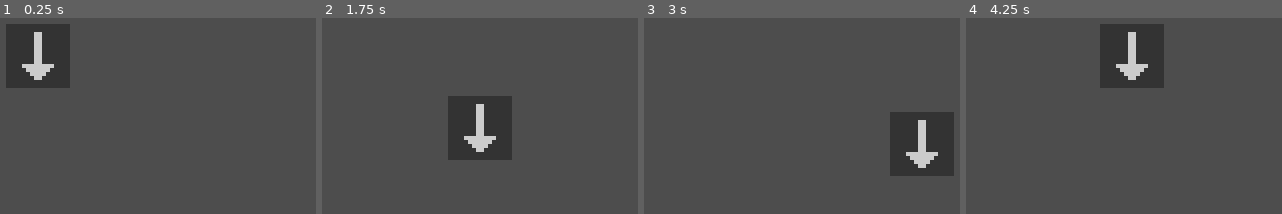
Above: before the commit, frames 1-4 (left to right).
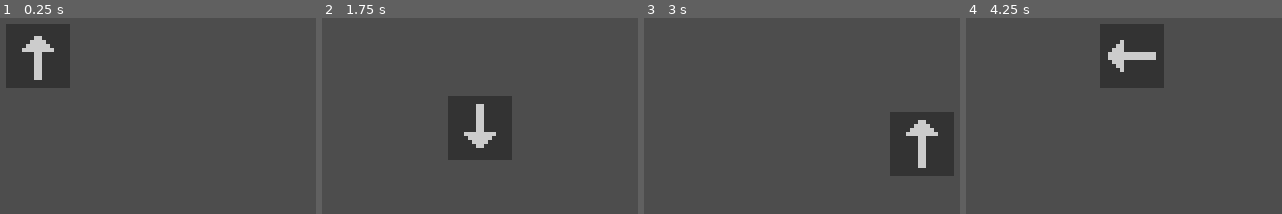
Above: after the commit, the same moments.

Repository: marco-vidali/the-missing-engine
Game: Godot game, scene res://scenes/rooms/main.tscn
Same seed, same stepped clock (60 frames per second), same inputs: the game is played once before the commit and once after it.
Inputs:
- Up to frame 1 (0.25 s): no input
- Up to frame 2 (1.75 s): tap Enter at 0.5 s; hold D (right) 0.53-1.28 s; hold S (down) from 1.28 s (still down)
- Up to frame 3 (3 s): release S (down) at 2.03 s; hold D (right) 2.03-2.78 s; hold W (up) from 2.78 s (still down)
- Up to frame 4 (4.25 s): release W (up) at 3.53 s; hold A (left) from 3.53 s (still down)

The runs differ from the first frame. In frame 1, 0.7% of the frame differs, in the area x 6-18%, y 7-30%; in frame 2, 0.4%; in frame 3, 0.6%; in frame 4, 1.5%, in the area x 44-61%, y 7-32%.

Commit message:
Add walk animations to player

Diff:
--- a/scenes/characters/player.tscn
+++ b/scenes/characters/player.tscn
@@ -1,7 +1,10 @@
-[gd_scene load_steps=7 format=3 uid="uid://btvp6cfkqn6g2"]
+[gd_scene load_steps=16 format=3 uid="uid://btvp6cfkqn6g2"]
 
 [ext_resource type="Script" path="res://scripts/characters/player.gd" id="1_pf6s1"]
 [ext_resource type="Texture2D" uid="uid://ibu0fg8kpyui" path="res://assets/sprites/characters/player/walk_down.png" id="1_qyrki"]
+[ext_resource type="Texture2D" uid="uid://11fucu8t8w2b" path="res://assets/sprites/characters/player/walk_up.png" id="3_1ptal"]
+[ext_resource type="Texture2D" uid="uid://dgrbmh7g02jnb" path="res://assets/sprites/characters/player/walk_left.png" id="3_h62v8"]
+[ext_resource type="Texture2D" uid="uid://csxyxvaq840hh" path="res://assets/sprites/characters/player/walk_right.png" id="4_lf4kv"]
 
 [sub_resource type="AtlasTexture" id="AtlasTexture_4rol4"]
 atlas = ExtResource("1_qyrki")
@@ -9,6 +12,30 @@
 
 [sub_resource type="AtlasTexture" id="AtlasTexture_urwd2"]
 atlas = ExtResource("1_qyrki")
+region = Rect2(17, 0, 16, 16)
+
+[sub_resource type="AtlasTexture" id="AtlasTexture_1ndsl"]
+atlas = ExtResource("3_h62v8")
+region = Rect2(0, 0, 16, 16)
+
+[sub_resource type="AtlasTexture" id="AtlasTexture_jtdd7"]
+atlas = ExtResource("3_h62v8")
+region = Rect2(17, 0, 16, 16)
+
+[sub_resource type="AtlasTexture" id="AtlasTexture_6gxg8"]
+atlas = ExtResource("4_lf4kv")
+region = Rect2(0, 0, 16, 16)
+
+[sub_resource type="AtlasTexture" id="AtlasTexture_uvdgw"]
+atlas = ExtResource("4_lf4kv")
+region = Rect2(17, 0, 16, 16)
+
+[sub_resource type="AtlasTexture" id="AtlasTexture_bdrsw"]
+atlas = ExtResource("3_1ptal")
+region = Rect2(0, 0, 16, 16)
+
+[sub_resource type="AtlasTexture" id="AtlasTexture_oege7"]
+atlas = ExtResource("3_1ptal")
 region = Rect2(17, 0, 16, 16)
 
 [sub_resource type="SpriteFrames" id="SpriteFrames_02t22"]
@@ -21,8 +48,41 @@
 "texture": SubResource("AtlasTexture_urwd2")
 }],
 "loop": true,
-"name": &"default",
-"speed": 5.0
+"name": &"walk_down",
+"speed": 3.0
+}, {
+"frames": [{
+"duration": 1.0,
+"texture": SubResource("AtlasTexture_1ndsl")
+}, {
+"duration": 1.0,
+"texture": SubResource("AtlasTexture_jtdd7")
+}],
+"loop": true,
+"name": &"walk_left",
+"speed": 3.0
+}, {
+"frames": [{
+"duration": 1.0,
+"texture": SubResource("AtlasTexture_6gxg8")
+}, {
+"duration": 1.0,
+"texture": SubResource("AtlasTexture_uvdgw")
+}],
+"loop": true,
+"name": &"walk_right",
+"speed": 3.0
+}, {
+"frames": [{
+"duration": 1.0,
+"texture": SubResource("AtlasTexture_bdrsw")
+}, {
+"duration": 1.0,
+"texture": SubResource("AtlasTexture_oege7")
+}],
+"loop": true,
+"name": &"walk_up",
+"speed": 3.0
 }]
 
 [sub_resource type="RectangleShape2D" id="RectangleShape2D_oq5yp"]
@@ -34,6 +94,8 @@
 
 [node name="AnimatedSprite2D" type="AnimatedSprite2D" parent="."]
 sprite_frames = SubResource("SpriteFrames_02t22")
+animation = &"walk_up"
+frame_progress = 0.0112489
 
 [node name="CollisionShape2D" type="CollisionShape2D" parent="."]
 shape = SubResource("RectangleShape2D_oq5yp")
--- a/scripts/characters/player.gd
+++ b/scripts/characters/player.gd
@@ -2,10 +2,30 @@
 
 @export var speed = 80
 
+@onready var animated_sprite = $AnimatedSprite2D
+
 func get_input():
 	var input_direction = Input.get_vector("left", "right", "up", "down")
+	return input_direction
+
+func move(input_direction):
 	velocity = input_direction * speed
+	move_and_slide()
+
+func animate(input_direction):
+	if input_direction.x > 0:
+		animated_sprite.play("walk_right")
+	elif input_direction.x < 0:
+		animated_sprite.play("walk_left")
+	elif input_direction.y > 0:
+		animated_sprite.play("walk_down")
+	elif input_direction.y < 0:
+		animated_sprite.play("walk_up")
+
+	if input_direction == Vector2.ZERO:
+		animated_sprite.frame = 1
 
 func _physics_process(delta):
-	get_input()
-	move_and_slide()
+	var input_direction = get_input()
+	move(input_direction)
+	animate(input_direction)
Binary file added: assets/sprites/characters/player/projects/walk_left.aseprite
Binary file added: assets/sprites/characters/player/projects/walk_right.aseprite
Binary file added: assets/sprites/characters/player/projects/walk_up.aseprite
Binary file added: assets/sprites/characters/player/walk_left.png
Not shown, added: assets/sprites/characters/player/walk_left.png.import
Binary file added: assets/sprites/characters/player/walk_right.png
Not shown, added: assets/sprites/characters/player/walk_right.png.import
Binary file added: assets/sprites/characters/player/walk_up.png
Not shown, added: assets/sprites/characters/player/walk_up.png.import
Not shown, added: .DS_Store
Not shown, added: assets/.DS_Store
Not shown, added: assets/sprites/.DS_Store
(and 2 more such lines)
